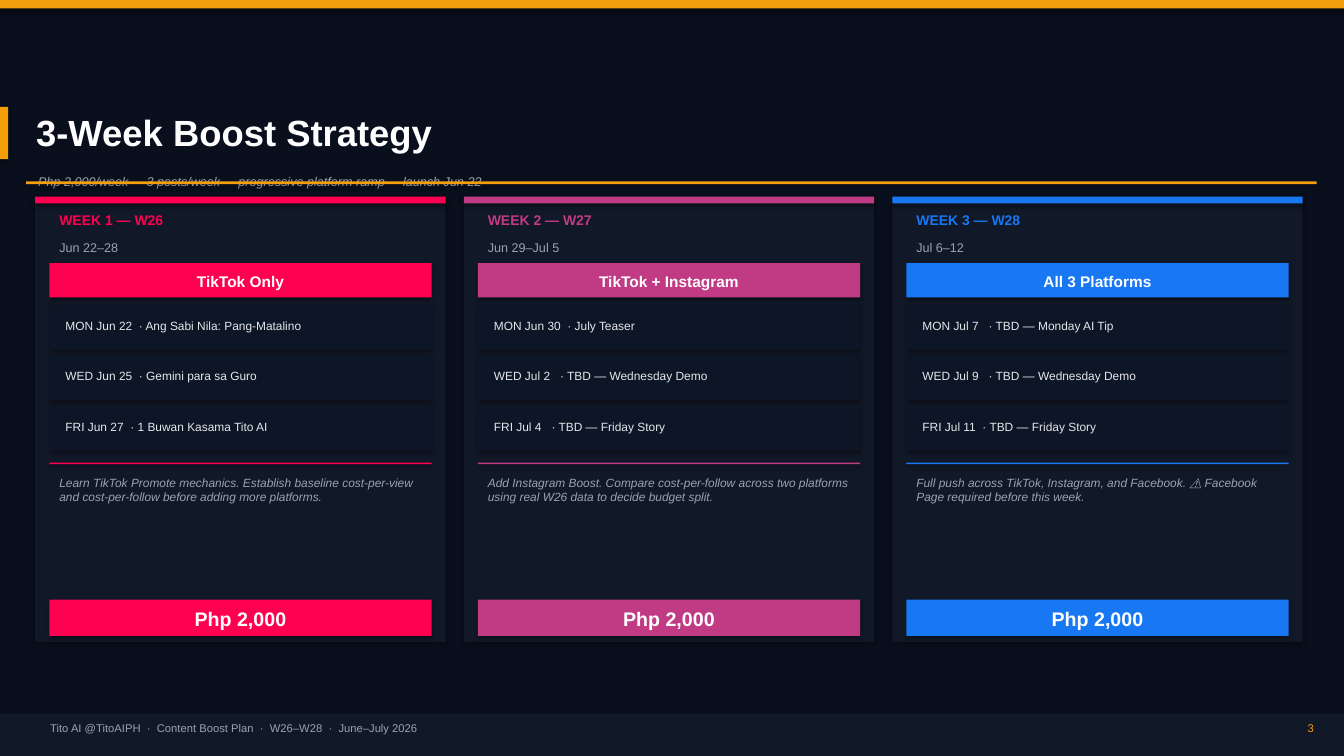
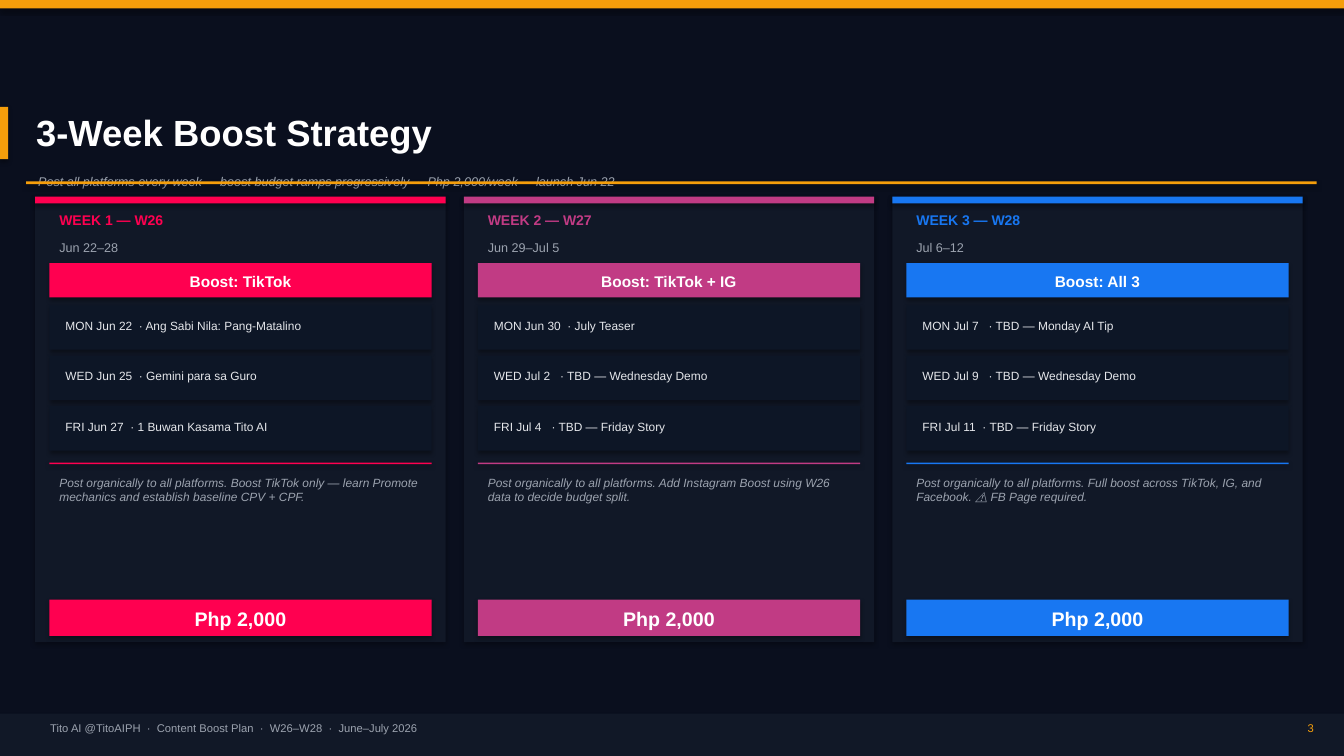
Before and after one commit to jeffd1130/TitoAi, a slide deck: slide 3 of content/strategy/TitoAI-ContentBoostPlan-W26-W28.pptx. Drawn at 1344x756 pixels with LibreOffice and Linux fonts; fonts in the diff are those of the drawing. Boxes give left, top, right and bottom in pixels: in the first picture for what was removed or moved away, otherwise in the second. Text is boxed around its words. In the diff, an @@ line names an element or a change of style, - is before the commit and + after.

```diff
--- a/content/strategy/TitoAI-ContentBoostPlan-W26-W28.pptx
+++ b/content/strategy/TitoAI-ContentBoostPlan-W26-W28.pptx
@@ text at [38, 177, 615, 189]: text changed @@
-Php 2,000/week · 3 posts/week · progressive platform ramp · launch Jun 22
+Post all platforms every week · boost budget ramps progressively · Php 2,000/week · launch Jun 22
@@ text at [190, 276, 291, 287]: text changed @@
-TikTok Only
+Boost: TikTok
@@ text at [601, 276, 736, 287]: text changed @@
-TikTok + Instagram
+Boost: TikTok + IG
@@ text at [1055, 276, 1140, 287]: text changed @@
-All 3 Platforms
+Boost: All 3
@@ text at [59, 478, 418, 501]: text changed @@
-Learn TikTok Promote mechanics. Establish baseline cost-per-view and cost-per-follow before adding more platforms.
+Post organically to all platforms. Boost TikTok only — learn Promote mechanics and establish baseline CPV + CPF.
@@ text at [488, 478, 830, 504]: text changed @@
-Add Instagram Boost. Compare cost-per-follow across two platforms using real W26 data to decide budget split.
+Post organically to all platforms. Add Instagram Boost using W26 data to decide budget split.
@@ text at [916, 478, 1262, 504]: text changed @@
-Full push across TikTok, Instagram, and Facebook. ⚠️ Facebook Page required before this week.
+Post organically to all platforms. Full boost across TikTok, IG, and Facebook. ⚠️ FB Page required.
```
Also in this commit, not shown: 4 other slides changed, 3 other files.
